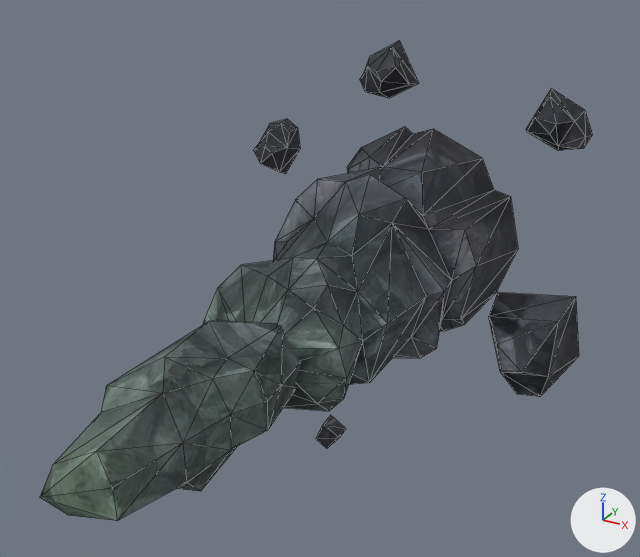
What one commit did to the OBJ model sceneobjs/xila_yewai_100/xila_yewai_100_shizhu_01.obj.
The view is the same before and after, from a camera (50 mm lens) standing at (116.0, -299.0, 117.0) and looking at (-5.0, -78.0, 6.0). The axes (+X, +Y, +Z) are drawn at lower right. The lights are the same throughout. Mesh edges are drawn as thin lines. Where no turn or scale is listed for an object, it has been applied to the vertices.

Names of what the first picture shows: 'xila_yewai_100_shizhu_01'.
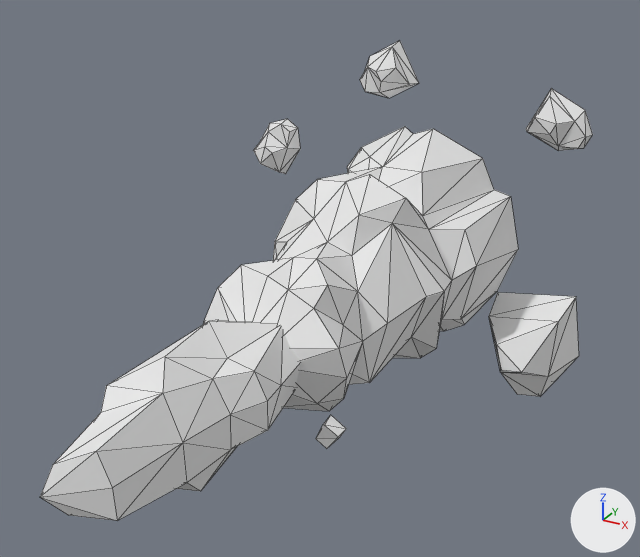
The change, as a list of edits to the scene's bpy script:
```text
Add mat_material_1_1:
    mat_material_1_1 = principled_material('material_1')
    mat_material_1_1.base_color = (0.8, 0.8, 0.8)  # white #e7e7e7
    mat_material_1_1.roughness = 1.0
Change me_xila_yewai_100_shizhu_01:
    where me_xila_yewai_100_shizhu_01.from_pydata(...)  # 241 vertices, 403 faces; spans x -78.0..61.0, y -192.0..0.0, z -116.0..67.0
    remove me_xila_yewai_100_shizhu_01.materials.append(mat_material_1)  # picture img_xila_yewai_100_shizhu_01_01_png
    add me_xila_yewai_100_shizhu_01.materials.append(mat_material_1_1)  # white #e7e7e7
```

Pixel boxes [x1, y1, x2, y2] of what changed, in the pictures (640 x 557 px):
'xila_yewai_100_shizhu_01', recoloured (grey to white)
    both: [40, 40, 593, 521]
